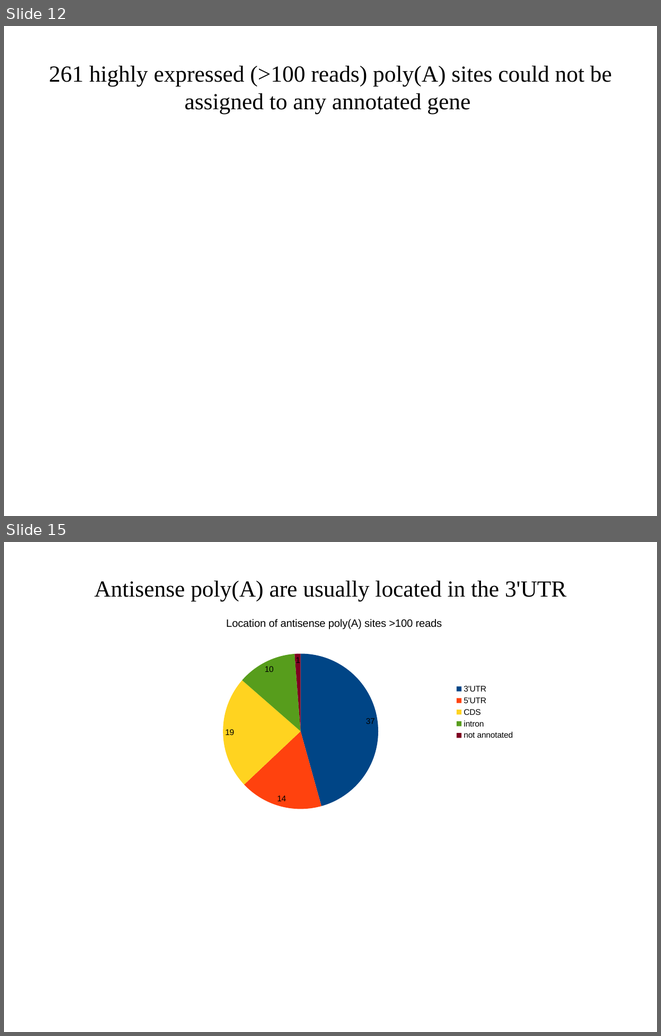
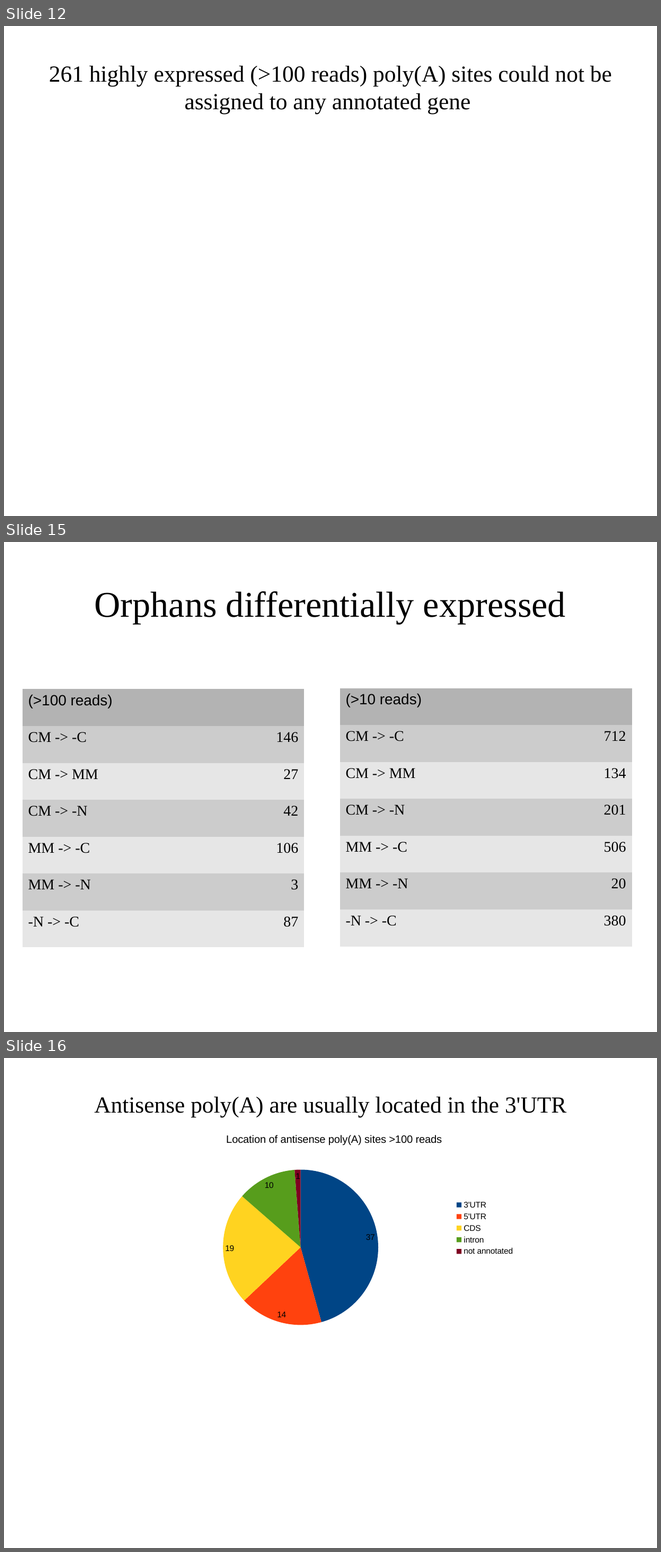
Before and after one commit to wilkinsonlab/m-oryzae-polya, a slide deck: doc/oryzae_presentation.odp. Shown one above the other, each under a label of ours: slides 12 and 15 before the commit, slides 12, 15 and 16 after it; the slides between them are not shown. The pictures are 661x1036 and 661x1552 pixels, drawn with LibreOffice and Linux fonts; fonts in the diff are those of the drawing. Boxes give left, top, right and bottom in pixels: in the first picture for what was removed or moved away, otherwise in the second. Text is boxed around its words. In the diff, an @@ line names an element or a change of style, - is before the commit and + after.

```diff
--- a/doc/oryzae_presentation.odp
+++ b/doc/oryzae_presentation.odp
@@ slide 15 added at (x1=4, y1=542, x2=657, y2=1032), background #FFFFFF @@
@@ title added at (x1=94, y1=591, x2=566, y2=624), 44 pt, text #000000 @@
+Orphans differentially expressed
@@ table added at (x1=23, y1=689, x2=305, y2=947), 7 rows, 2 columns @@
+(>100 reads) | 
+CM -> -C | 146
+CM -> MM | 27
+CM -> -N | 42
+MM -> -C | 106
+MM -> -N | 3
+-N -> -C | 87
@@ table added at (x1=340, y1=688, x2=632, y2=947), 7 rows, 2 columns @@
+(>10 reads) | 
+CM -> -C | 712
+CM -> MM | 134
+CM -> -N | 201
+MM -> -C | 506
+MM -> -N | 20
+-N -> -C | 380
@@ what was slide 15 is now slide 16 @@
```
Also in this commit, not shown: 6 slides changed, 22 other files.
